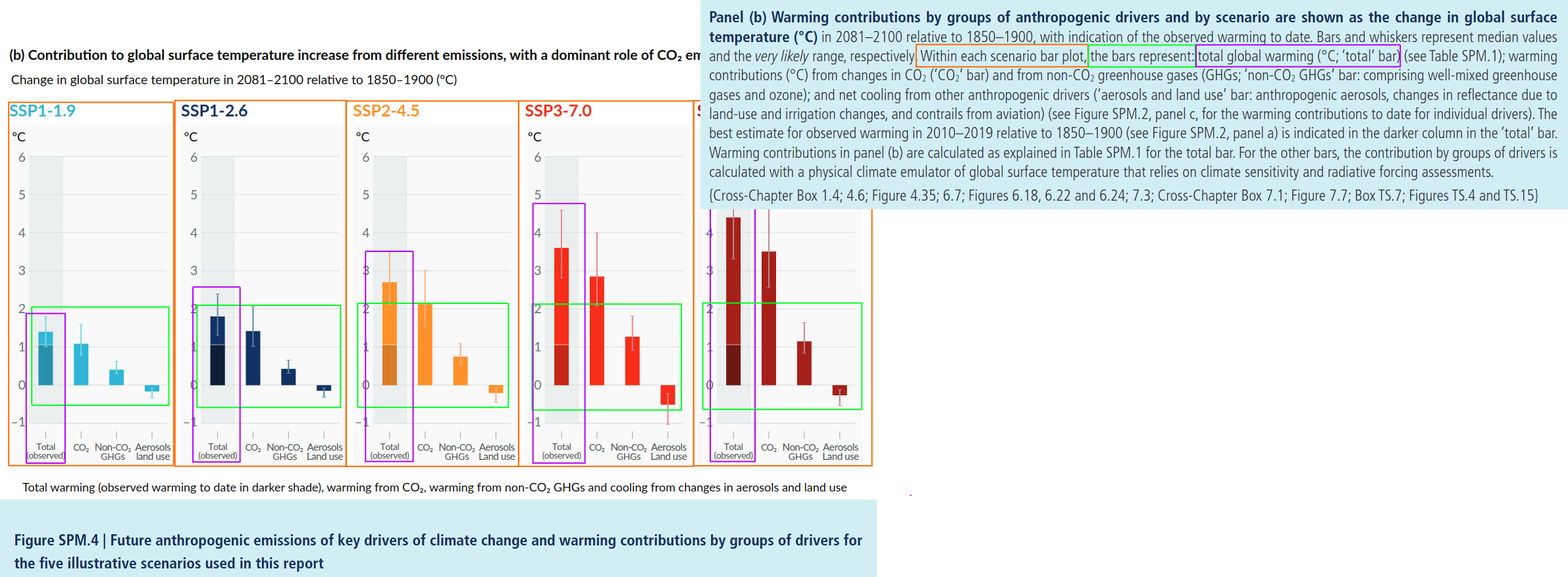
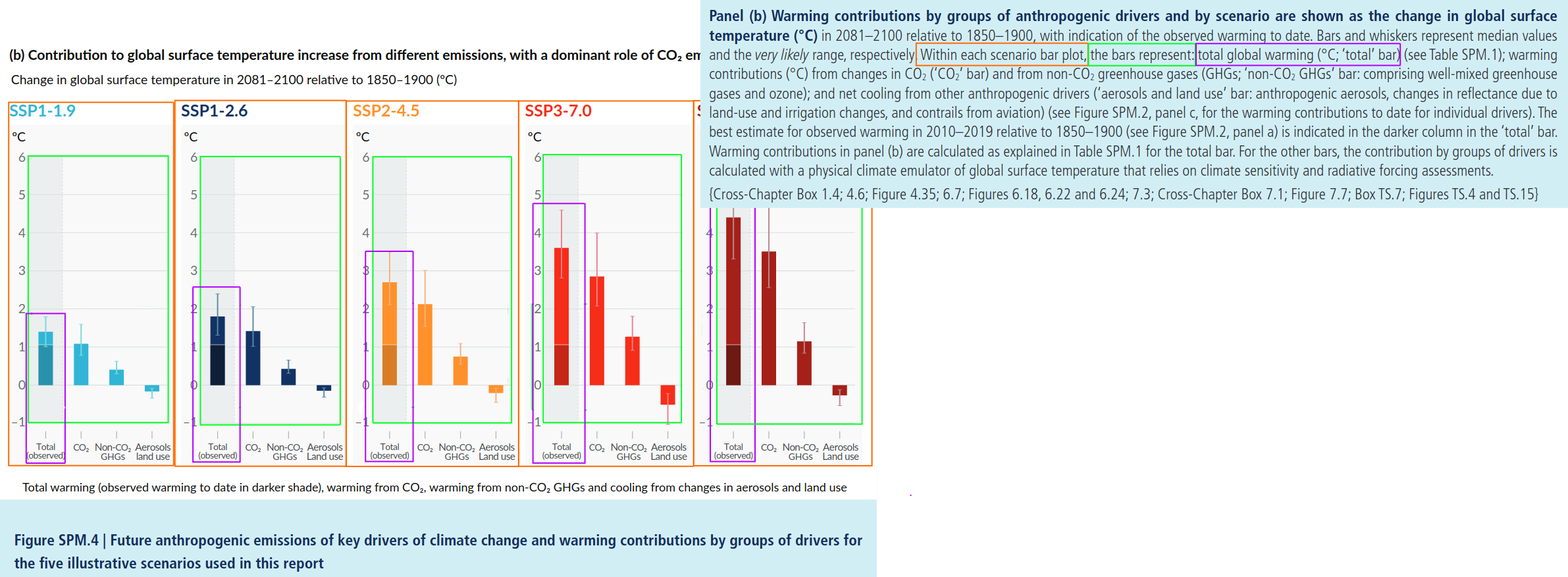
Before/after of a 1568 × 577 layered artwork. What changed in the layer stack:
moved "Layer 3" (1st of 2) above "Layer 6", painted on it over [26, 9, 1568, 426]
painted on "Layer 6" over [30, 9, 1568, 412]
added layer "Layer 3" (2nd of 2) above "Background" over [26, 9, 1568, 426]
